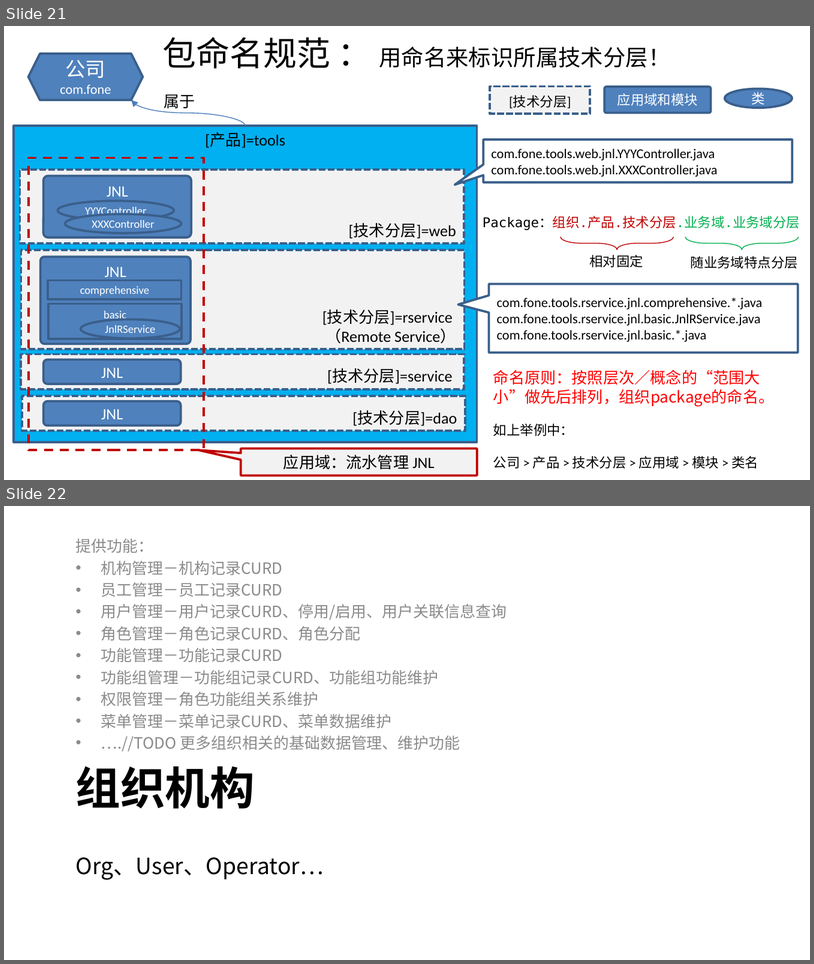
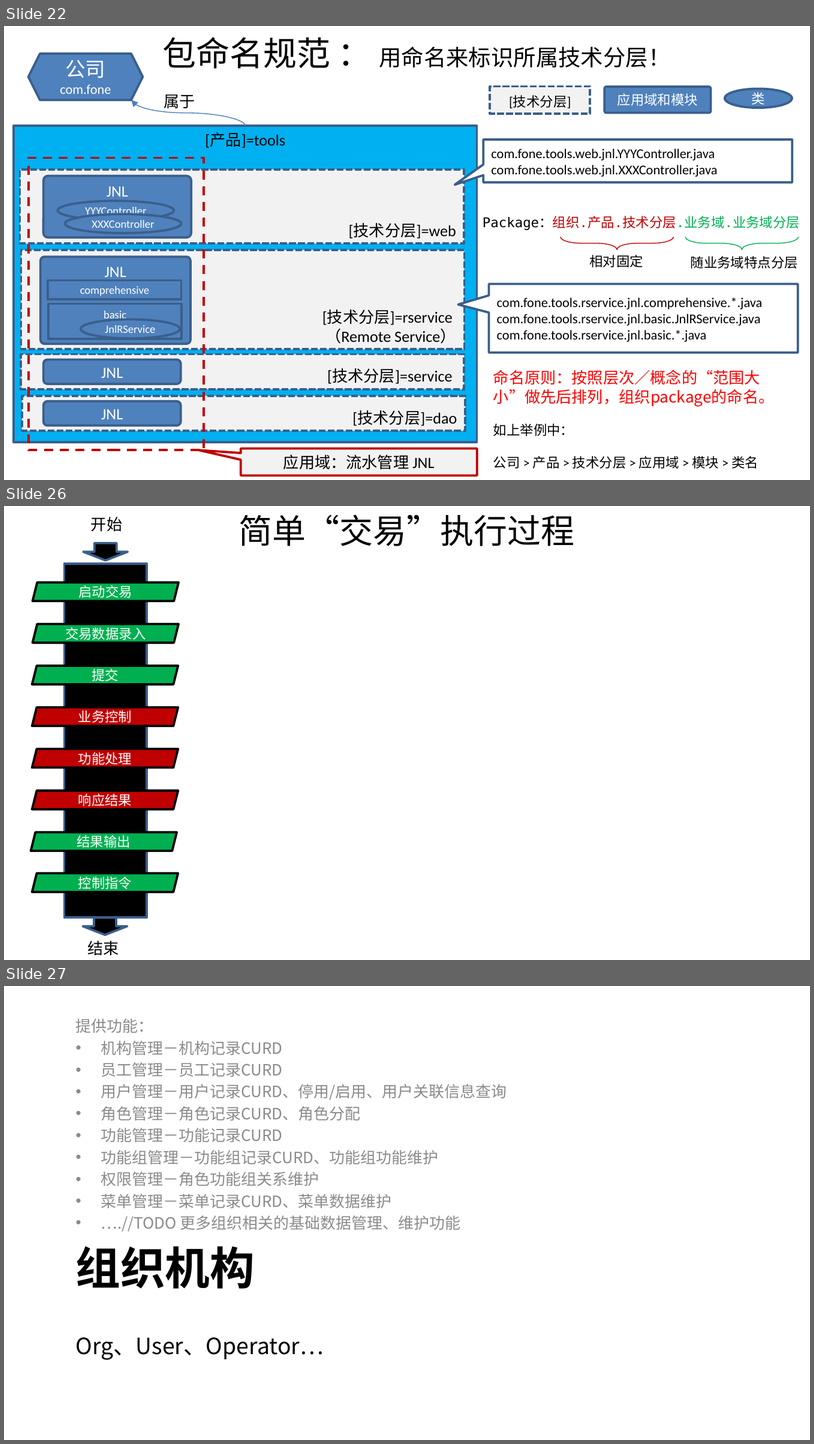
Before and after one commit to shiyunlai/tistools, a slide deck: readme/TIStools.pptx. Shown one above the other, each under a label of ours: slides 21 and 22 before the commit, slides 22, 26 and 27 after it; the slides between them are not shown. The pictures are 814x964 and 814x1444 pixels, drawn with LibreOffice and Linux fonts; fonts in the diff are those of the drawing. Boxes give left, top, right and bottom in pixels: in the first picture for what was removed or moved away, otherwise in the second. Text is boxed around its words. In the diff, an @@ line names an element or a change of style, - is before the commit and + after.

```diff
--- a/readme/TIStools.pptx
+++ b/readme/TIStools.pptx
@@ slide 26 added at [4,506,810,960], background #FFFFFF @@
@@ text added at [91,517,122,531], 14 pt, text #000000 @@
+开始
@@ text added at [239,514,575,546], 30 pt, text #000000 @@
+简单“交易”执行过程
@@ down arrow added at [83,543,128,560], fill #000000, outline #3A5F8C 2 pt @@
@@ rectangle added at [65,563,147,917], fill #000000, outline #3A5F8C 2 pt @@
@@ parallelogram added at [32,583,178,601], fill #00B050, outline #000000 2 pt, 12 pt, text #FFFFFF @@
+启动交易
@@ parallelogram added at [32,624,178,642], fill #00B050, outline #000000 2 pt, 12 pt, text #FFFFFF @@
+交易数据录入
@@ parallelogram added at [32,666,178,684], fill #00B050, outline #000000 2 pt, 12 pt, text #FFFFFF @@
+提交
@@ parallelogram added at [32,707,178,726], fill #C00000, outline #000000 2 pt, 12 pt, text #FFFFFF @@
+业务控制
@@ parallelogram added at [32,749,178,767], fill #C00000, outline #000000 2 pt, 12 pt, text #FFFFFF @@
+功能处理
@@ parallelogram added at [32,790,178,809], fill #C00000, outline #000000 2 pt, 12 pt, text #FFFFFF @@
+响应结果
@@ parallelogram added at [30,832,177,850], fill #00B050, outline #000000 2 pt, 12 pt, text #FFFFFF @@
+结果输出
@@ parallelogram added at [32,873,178,891], fill #00B050, outline #000000 2 pt, 12 pt, text #FFFFFF @@
+控制指令
@@ down arrow added at [83,917,128,934], fill #000000, outline #3A5F8C 2 pt @@
@@ text added at [88,940,119,955], 14 pt, text #000000 @@
+结束
@@ what was slide 21 is now slide 22 @@
@@ what was slide 22 is now slide 27 @@
```
Also in this commit, not shown: 1 slide changed, 6 other slides added, 1 other file.
